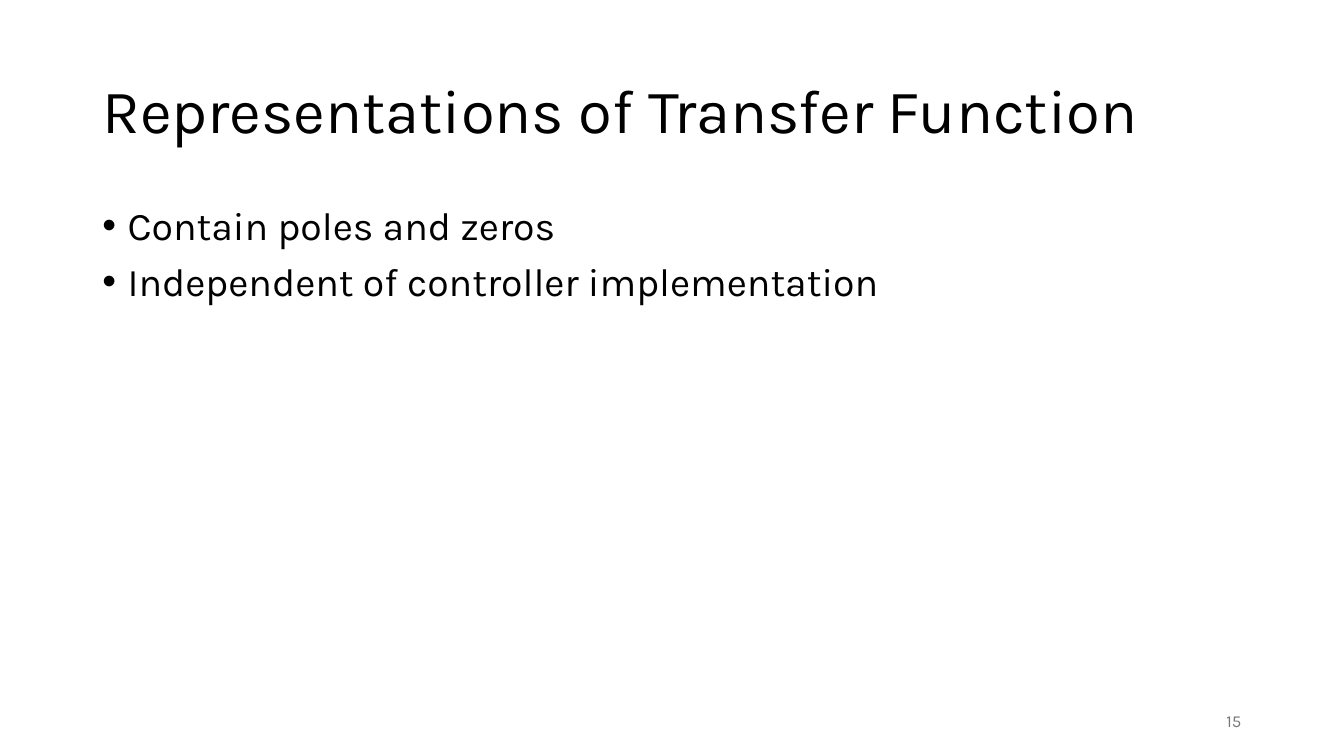
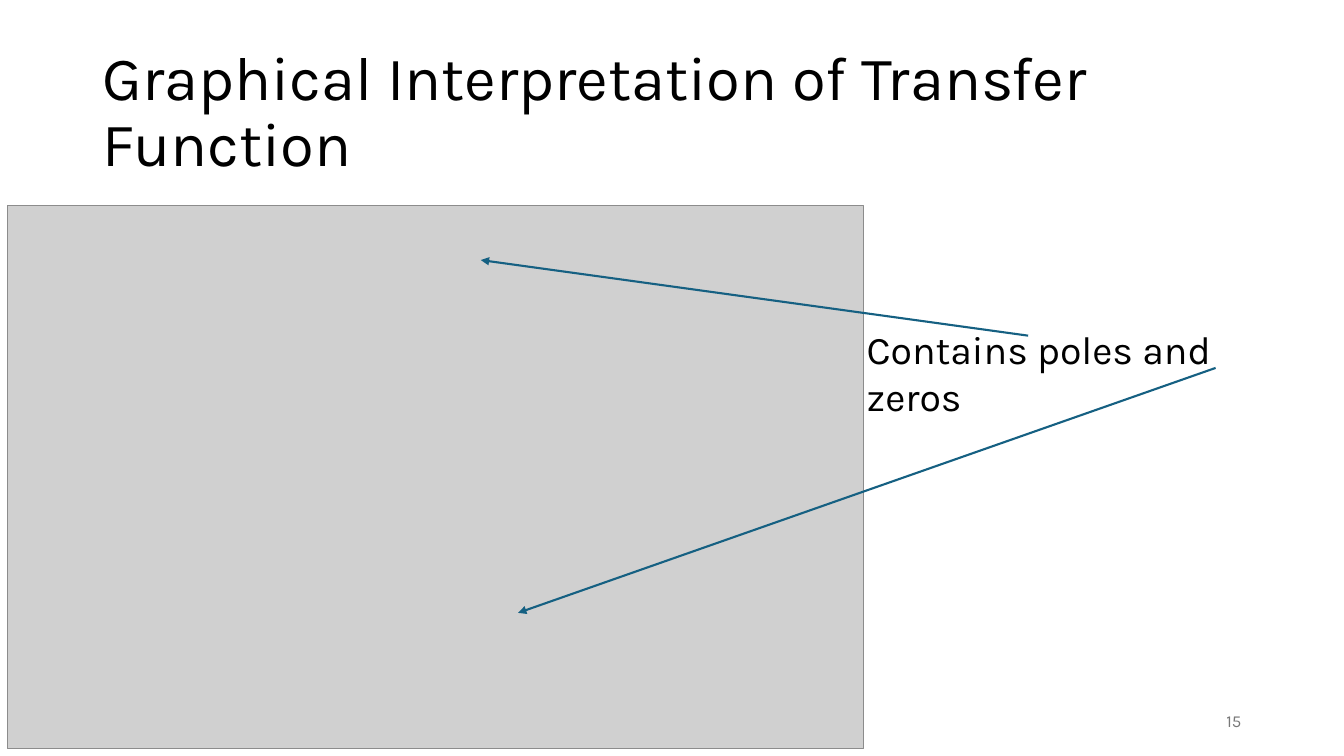
Before and after one commit to FelixWick/control_engineering, a slide deck: slide 15 of slides/3_Laplace.pptx. Drawn at 1344x756 pixels with LibreOffice and Linux fonts; fonts in the diff are those of the drawing; grey boxes stand for pictures. Boxes give left, top, right and bottom in pixels: in the first picture for what was removed or moved away, otherwise in the second. Text is boxed around its words. In the diff, an @@ line names an element or a change of style, - is before the commit and + after.

```diff
--- a/slides/3_Laplace.pptx
+++ b/slides/3_Laplace.pptx
@@ title at bbox=[102, 57, 1087, 167]: text changed @@
-Representations of Transfer Function
+Graphical Interpretation of Transfer Function
@@ picture added at bbox=[7, 206, 864, 749] @@
@@ text removed at bbox=[128, 213, 878, 306] @@
-• Contain poles and zeros
-• Independent of controller implementation
@@ arrow added from (1028, 336) to (481, 260), #156082 1.5 pt @@
@@ text added at bbox=[867, 329, 1210, 412], 28 pt, text #000000 @@
+Contains poles and zeros
@@ arrow added from (1216, 368) to (518, 613), #156082 1.5 pt @@
```
Also in this commit, not shown: 2 slides added.
